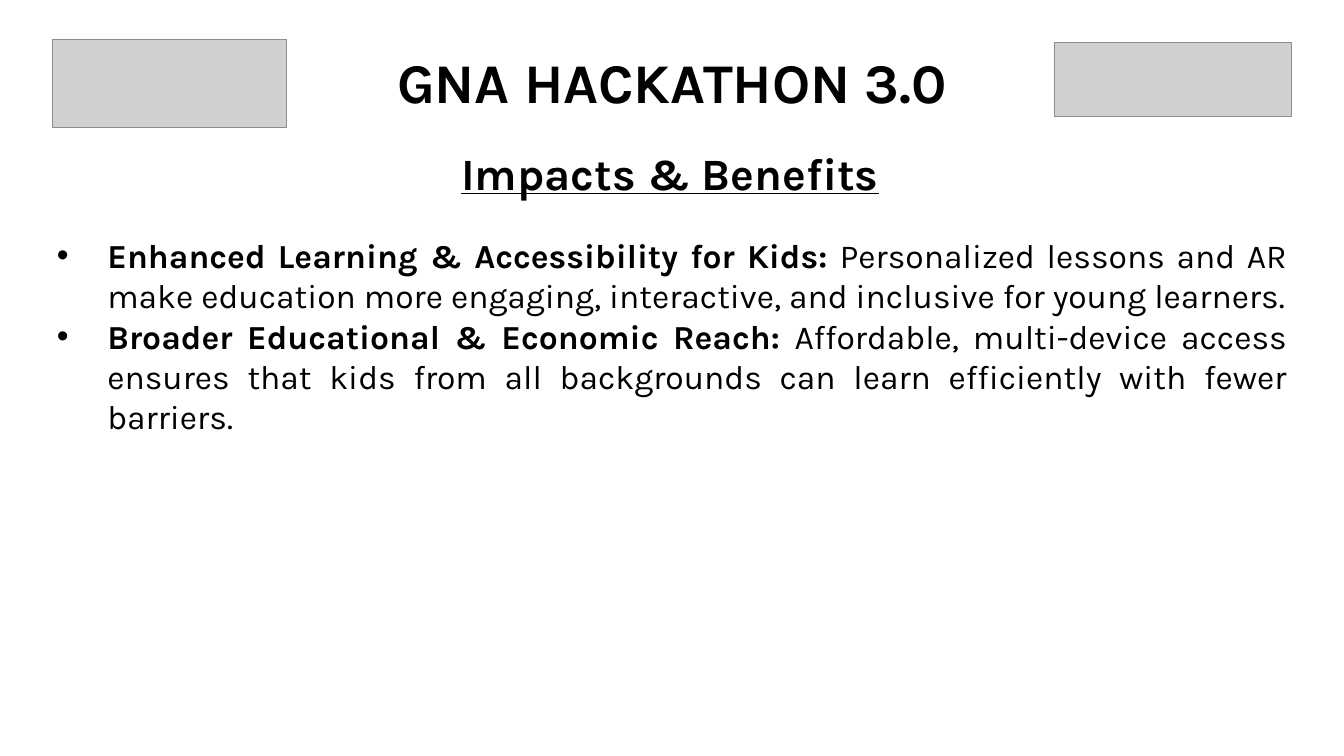
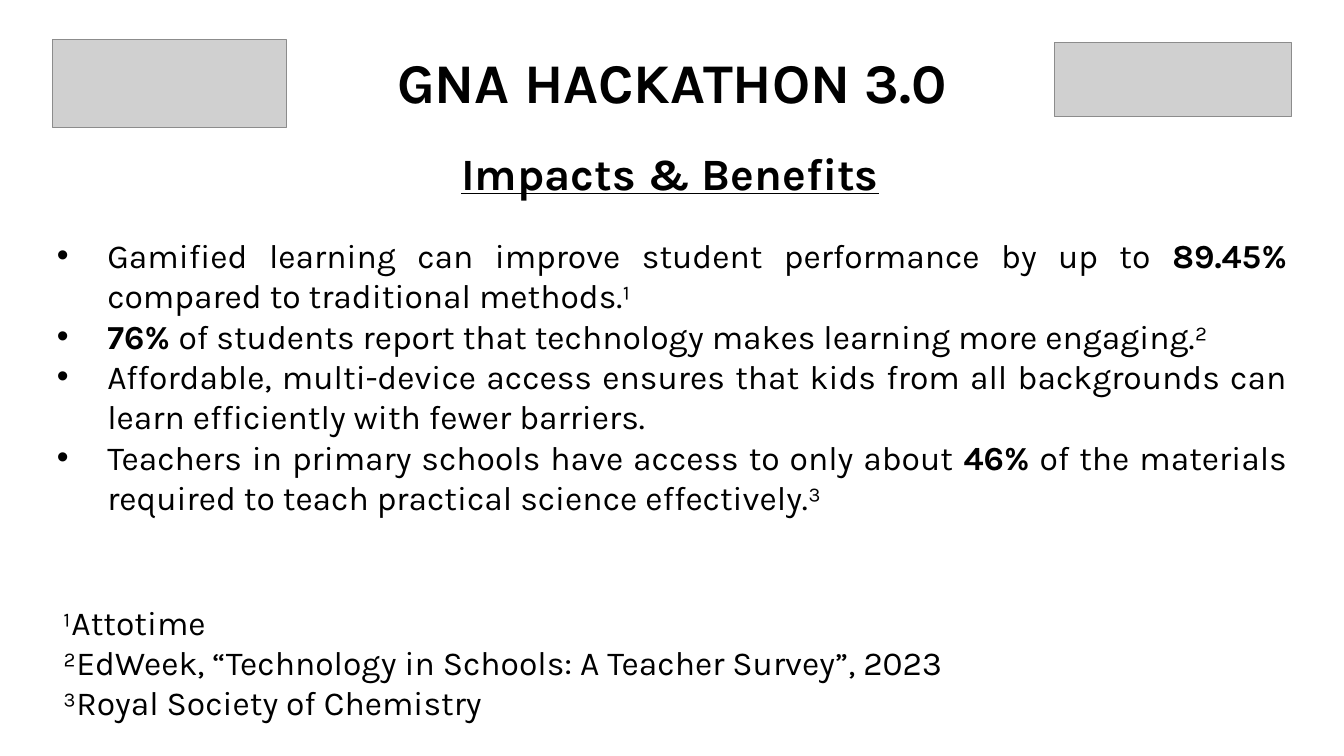
Before and after one commit to Anish0i0/eduquest, a slide deck: slide 5 of GNA Hackathon 3.0 Presentation.pptx. Drawn at 1344x756 pixels with LibreOffice and Linux fonts; fonts in the diff are those of the drawing; grey boxes stand for pictures. Boxes give left, top, right and bottom in pixels: in the first picture for what was removed or moved away, otherwise in the second. Text is boxed around its words. In the diff, an @@ line names an element or a change of style, - is before the commit and + after.

```diff
--- a/GNA Hackathon 3.0 Presentation.pptx
+++ b/GNA Hackathon 3.0 Presentation.pptx
@@ text at (x1=107, y1=245, x2=1287, y2=519): text changed @@
-• Enhanced Learning & Accessibility for Kids: Personalized lessons and AR make education more engaging, interactive, and inclusive for young learners.
-• Broader Educational & Economic Reach: Affordable, multi-device access ensures that kids from all backgrounds can learn efficiently with fewer barriers.
+• Gamified learning can improve student performance by up to 89.45% compared to traditional methods.¹
+• 76% of students report that technology makes learning more engaging.²
+• Affordable, multi-device access ensures that kids from all backgrounds can learn efficiently with fewer barriers.
+• Teachers in primary schools have access to only about 46% of the materials required to teach practical science effectively.³
@@ text added at (x1=63, y1=612, x2=942, y2=724), 24 pt, text #000000 @@
+¹Attotime
+²EdWeek, “Technology in Schools: A Teacher Survey”, 2023
+³Royal Society of Chemistry
```
Also in this commit, not shown: 6 other slides changed.
